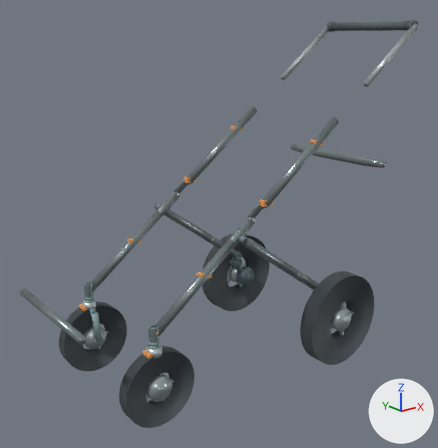
The glTF model models/no_cabin/w550_state5_wheel_L.glb: old version first, new version second.
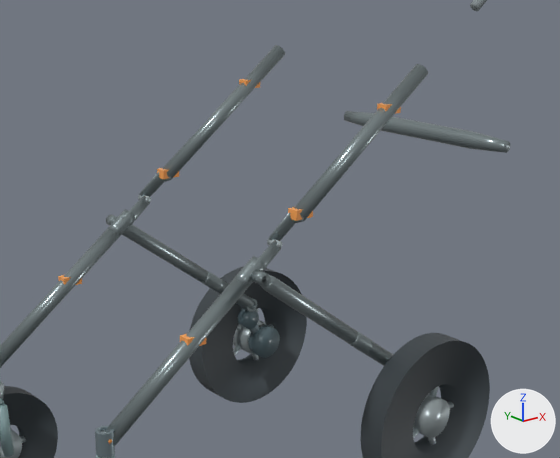
Each version appears first whole from a 50 mm lens placed at (-0.833, -1.687, 1.2), pointed at (0.525, 0.011, 0.52), and next in a close-up on the part from 21% to 95% of the width and 18% to 77% of the height. Every picture has the same lights, and +X, +Y and +Z are marked at lower right. The older version's two pictures come first.

The first close-up shows 'FR_tire.006', 'RL_sealed_hub.006', 'RL_tire.006', 'RR_brake_backplate.006', 'RR_tire.006', 'V46_rear_leg_-1.007', 'V46_rear_leg_1.007', 'V46_rearbar.007', 'main_lower_-1.007', 'main_lower_1.007', 'main_upper_-1.007', 'main_upper_1.007' and 33 more.
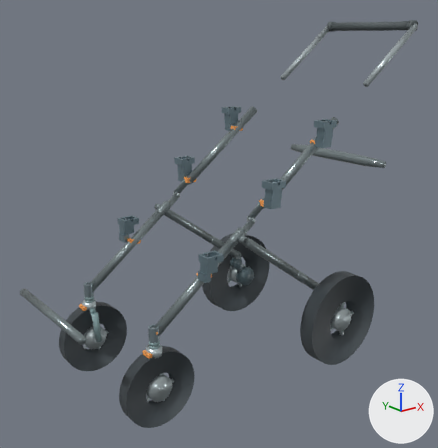
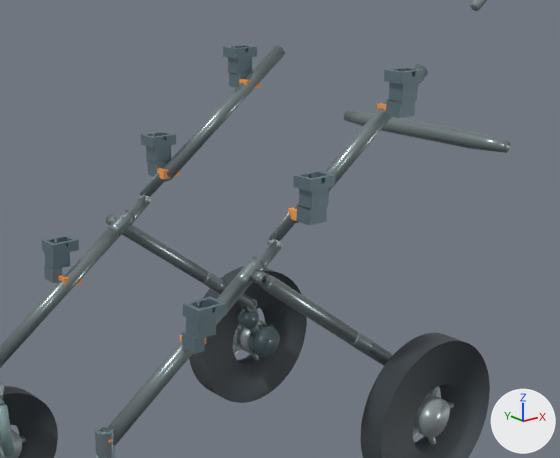
Location of each change, [x1, y1, x2, y2] in pixels of the close-ups (560 x 458 px):
'Universal_Cabin_Receiver_M_-1', added
    after: [293, 171, 335, 225]
'Universal_Cabin_Receiver_L_-1', added
    after: [182, 296, 227, 354]
'Universal_Cabin_Receiver_H_-1', added
    after: [384, 67, 424, 118]
'Universal_Cabin_Receiver_L_1', added
    after: [42, 235, 79, 283]
'Universal_Cabin_Receiver_M_1', added
    after: [141, 131, 176, 177]
'Universal_Cabin_Receiver_H_1', added
    after: [223, 45, 257, 88]

Patch to the scene script:
```diff
--- a/models/no_cabin/w550_state5_wheel_L.glb.py
+++ b/models/no_cabin/w550_state5_wheel_L.glb.py
@@ mat_universal_cabin_receiver @@
+mat_universal_cabin_receiver = principled_material('Universal Cabin Receiver')
+mat_universal_cabin_receiver.base_color = (0.18, 0.26, 0.3)  # greyish blue #768b95
+mat_universal_cabin_receiver.metallic = 0.58
+mat_universal_cabin_receiver.roughness = 0.42
@@ me_universal_cabin_receiver_m__1 @@
+me_universal_cabin_receiver_m__1.from_pydata(...)  # 76 vertices, 156 faces; spans x 0.5147..0.5787, y -0.28..-0.232, z 0.639..0.732
+me_universal_cabin_receiver_m__1.materials.append(mat_universal_cabin_receiver)  # greyish blue #768b95
@@ me_universal_cabin_receiver_l__1 @@
+me_universal_cabin_receiver_l__1.from_pydata(...)  # 76 vertices, 156 faces; spans x 0.245..0.312, y -0.28..-0.232, z 0.447..0.532
+me_universal_cabin_receiver_l__1.materials.append(mat_universal_cabin_receiver)  # greyish blue #768b95
@@ me_universal_cabin_receiver_h__1 @@
+me_universal_cabin_receiver_h__1.from_pydata(...)  # 76 vertices, 156 faces; spans x 0.7547..0.8187, y -0.28..-0.232, z 0.819..0.912
+me_universal_cabin_receiver_h__1.materials.append(mat_universal_cabin_receiver)  # greyish blue #768b95
@@ me_universal_cabin_receiver_m_1 @@
+me_universal_cabin_receiver_m_1.from_pydata(...)  # 76 vertices, 156 faces; spans x 0.5147..0.5787, y 0.232..0.28, z 0.639..0.732
+me_universal_cabin_receiver_m_1.materials.append(mat_universal_cabin_receiver)  # greyish blue #768b95
@@ me_universal_cabin_receiver_l_1 @@
+me_universal_cabin_receiver_l_1.from_pydata(...)  # 76 vertices, 156 faces; spans x 0.245..0.312, y 0.232..0.28, z 0.447..0.532
+me_universal_cabin_receiver_l_1.materials.append(mat_universal_cabin_receiver)  # greyish blue #768b95
@@ me_universal_cabin_receiver_h_1 @@
+me_universal_cabin_receiver_h_1.from_pydata(...)  # 76 vertices, 156 faces; spans x 0.7547..0.8187, y 0.232..0.28, z 0.819..0.912
+me_universal_cabin_receiver_h_1.materials.append(mat_universal_cabin_receiver)  # greyish blue #768b95
@@ ob_universal_cabin_receiver_m__1 @@
+ob_universal_cabin_receiver_m__1 = bpy.data.objects.new('Universal_Cabin_Receiver_M_-1', me_universal_cabin_receiver_m__1)
+ob_universal_cabin_receiver_m__1.location = (0.0, 0.0, 0.0)
@@ ob_universal_cabin_receiver_l__1 @@
+ob_universal_cabin_receiver_l__1 = bpy.data.objects.new('Universal_Cabin_Receiver_L_-1', me_universal_cabin_receiver_l__1)
+ob_universal_cabin_receiver_l__1.location = (0.0, 0.0, 0.0)
@@ ob_universal_cabin_receiver_h__1 @@
+ob_universal_cabin_receiver_h__1 = bpy.data.objects.new('Universal_Cabin_Receiver_H_-1', me_universal_cabin_receiver_h__1)
+ob_universal_cabin_receiver_h__1.location = (0.0, 0.0, 0.0)
@@ ob_universal_cabin_receiver_m_1 @@
+ob_universal_cabin_receiver_m_1 = bpy.data.objects.new('Universal_Cabin_Receiver_M_1', me_universal_cabin_receiver_m_1)
+ob_universal_cabin_receiver_m_1.location = (0.0, 0.0, 0.0)
@@ ob_universal_cabin_receiver_l_1 @@
+ob_universal_cabin_receiver_l_1 = bpy.data.objects.new('Universal_Cabin_Receiver_L_1', me_universal_cabin_receiver_l_1)
+ob_universal_cabin_receiver_l_1.location = (0.0, 0.0, 0.0)
@@ ob_universal_cabin_receiver_h_1 @@
+ob_universal_cabin_receiver_h_1 = bpy.data.objects.new('Universal_Cabin_Receiver_H_1', me_universal_cabin_receiver_h_1)
+ob_universal_cabin_receiver_h_1.location = (0.0, 0.0, 0.0)
```
